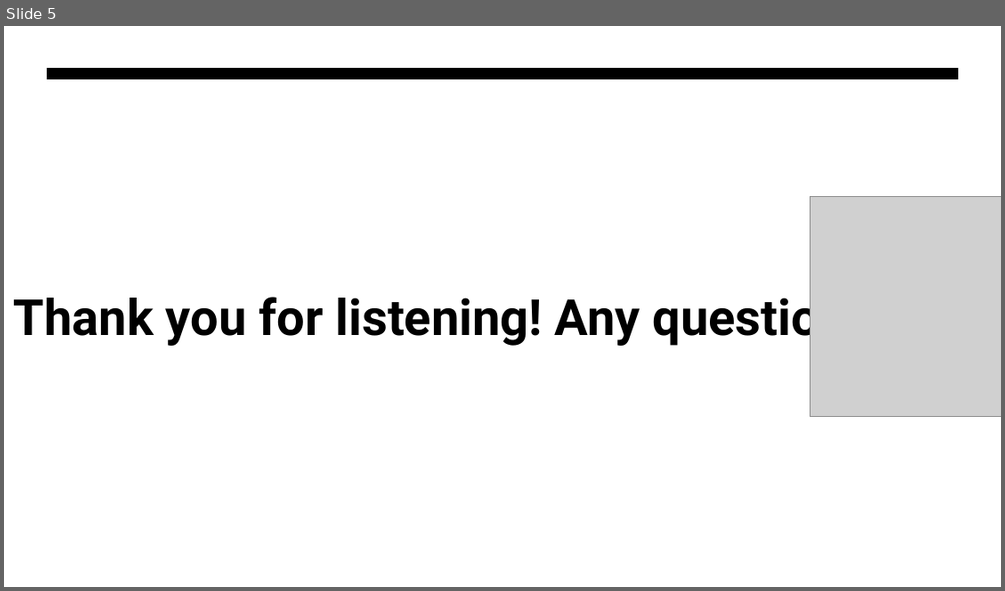
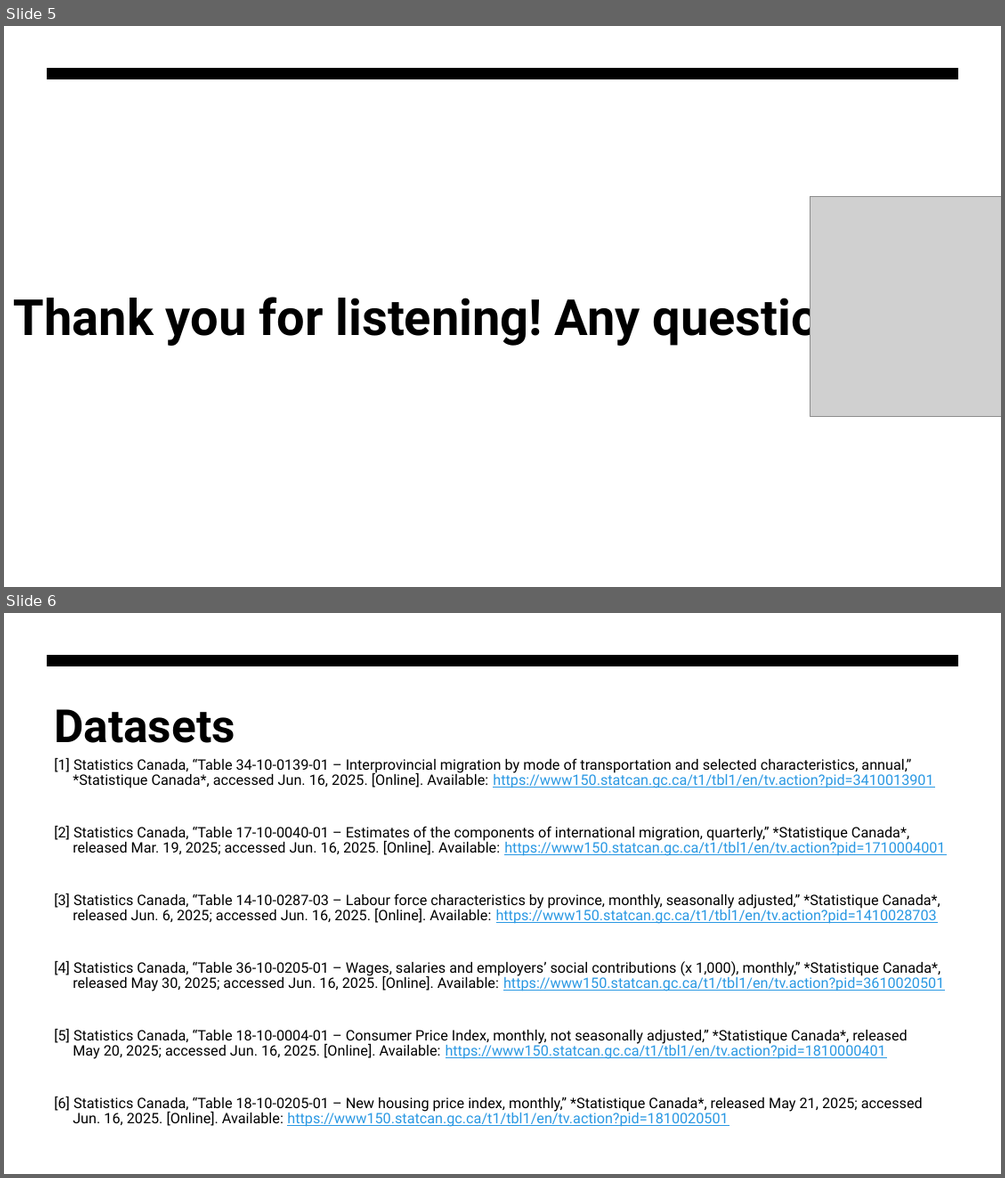
Before and after one commit to JZ-Zhou-UofC/ENSF-692-L01-Project-Repo-Group7, a slide deck: ENSF692_Project_Zhou_Shenfield_PPTX.pptx. Shown one above the other, each under a label of ours: slide 5 before the commit, slides 5 and 6 after it. The pictures are 1005x591 and 1005x1178 pixels, drawn with LibreOffice and Linux fonts; fonts in the diff are those of the drawing; grey boxes stand for pictures. Boxes give left, top, right and bottom in pixels: in the first picture for what was removed or moved away, otherwise in the second. Text is boxed around its words. In the diff, an @@ line names an element or a change of style, - is before the commit and + after.

```diff
--- a/ENSF692_Project_Zhou_Shenfield_PPTX.pptx
+++ b/ENSF692_Project_Zhou_Shenfield_PPTX.pptx
@@ slide 6 added at (x1=4, y1=613, x2=1001, y2=1174), background #FFFFFF; not listed: 1 template element that a slide beside it also shows @@
@@ title added at (x1=54, y1=709, x2=235, y2=743), 44 pt, text #000000, bold @@
+Datasets
@@ text added at (x1=54, y1=757, x2=945, y2=1127), 13.9 pt, text #000000 @@
+[1] Statistics Canada, “Table 34-10-0139-01 – Interprovincial migration by mode of transportation and selected characteristics, annual,” *Statistique Canada*, accessed Jun. 16, 2025. [Online]. Available: https://www150.statcan.gc.ca/t1/tbl1/en/tv.action?pid=3410013901
+[2] Statistics Canada, “Table 17-10-0040-01 – Estimates of the components of international migration, quarterly,” *Statistique Canada*, released Mar. 19, 2025; accessed Jun. 16, 2025. [Online]. Available: https://www150.statcan.gc.ca/t1/tbl1/en/tv.action?pid=1710004001
+[3] Statistics Canada, “Table 14-10-0287-03 – Labour force characteristics by province, monthly, seasonally adjusted,” *Statistique Canada*, released Jun. 6, 2025; accessed Jun. 16, 2025. [Online]. Available: https://www150.statcan.gc.ca/t1/tbl1/en/tv.action?pid=1410028703
+[4] Statistics Canada, “Table 36-10-0205-01 – Wages, salaries and employers’ social contributions (x 1,000), monthly,” *Statistique Canada*, released May 30, 2025; accessed Jun. 16, 2025. [Online]. Available: https://www150.statcan.gc.ca/t1/tbl1/en/tv.action?pid=3610020501
+[5] Statistics Canada, “Table 18-10-0004-01 – Consumer Price Index, monthly, not seasonally adjusted,” *Statistique Canada*, released May 20, 2025; accessed Jun. 16, 2025. [Online]. Available: https://www150.statcan.gc.ca/t1/tbl1/en/tv.action?pid=1810000401
+[6] Statistics Canada, “Table 18-10-0205-01 – New housing price index, monthly,” *Statistique Canada*, released May 21, 2025; accessed Jun. 16, 2025. [Online]. Available: https://www150.statcan.gc.ca/t1/tbl1/en/tv.action?pid=1810020501
```
Also in this commit, not shown: 1 slide changed.
